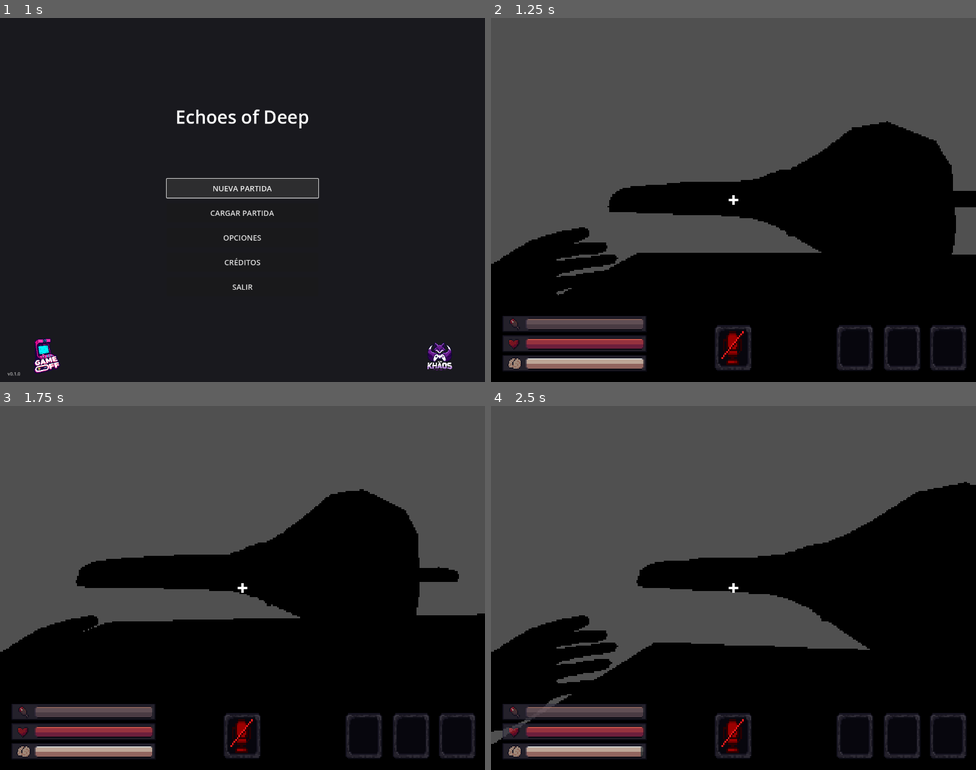
Above: before the commit, frames 1-4 (two rows, left to right).
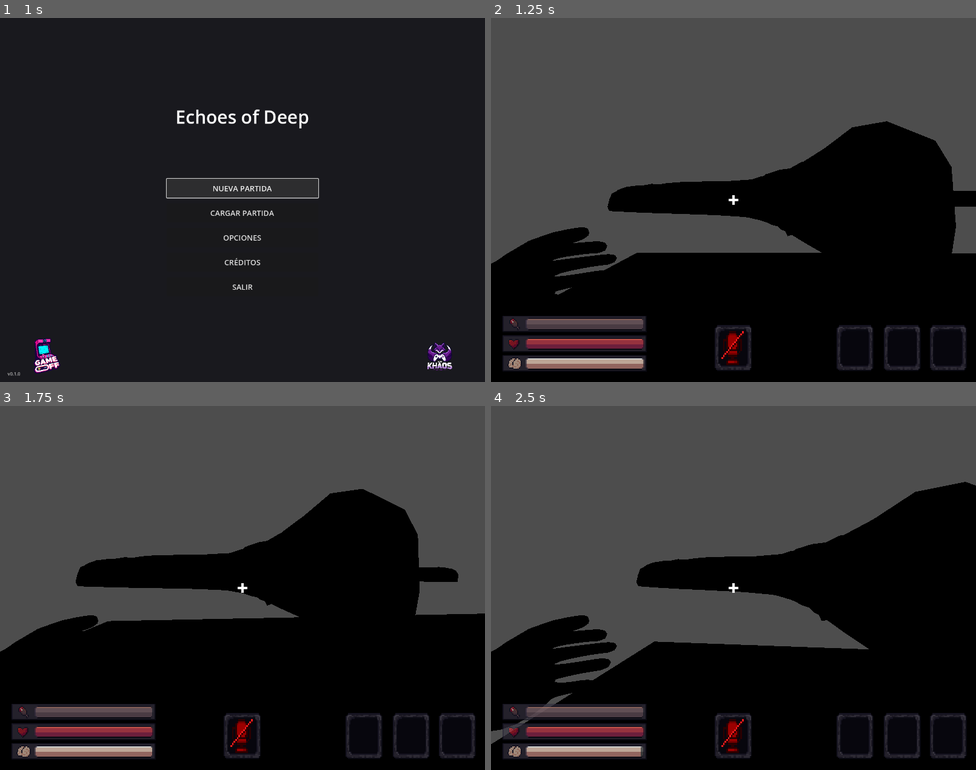
Above: after the commit, the same moments.

Repository: TeamKhaos/Echoes-of-Deep
Game: Godot game, scene res://scenes/main_menu.tscn
The game is run twice, just before and just after one commit, with the same random seed, the same clock (stepped at 60 frames per second) and the same inputs. The project has no main scene, so this scene is started directly. Sound files missing from this copy of the repository are replaced by a short silence.
Inputs (mouse positions are in pixels of both pictures, inside the frame that each line leads up to):
- Up to frame 1 (1 s): click "NUEVA PARTIDA" at 0.5 s
- Up to frame 2 (1.25 s): no input
- Up to frame 3 (1.75 s): tap Enter at 1.25 s; move the mouse to (266, 588) at 1.27 s; hold W (Up) from 1.28 s (still down); hold Shift (Crouch) from 1.28 s (still down); click (266, 588) at 1.42 s
- Up to frame 4 (2.5 s): keep holding W (Up); move the mouse to (709, 588) at 2.02 s; release Shift (Crouch) at 2.03 s; tap Q (Drop) at 2.1 s

Frame 1 is identical in both runs. In frame 2, 0.4% of the frame differs, in the area x 0-100%, y 28-77%; in frame 3, 0.4%; in frame 4, 0.5%, in the area x 0-100%, y 20-93%.

Commit message:
add bordles effect shader

Diff:
--- a/resources/materials/postprocesado.gdshader
+++ b/resources/materials/postprocesado.gdshader
@@ -4,9 +4,17 @@
 global uniform vec2 resolucion;
 global uniform float color_profundidad;
 
-uniform sampler2D screen_texture: hint_screen_texture, filter_nearest;
-uniform float dither_amount : hint_range(0.0, 1.0, 0.01) = 0.5 ;
+uniform sampler2D screen_texture: hint_screen_texture, filter_linear;
+uniform sampler2D depth_texture: hint_depth_texture, filter_nearest;
 
+uniform float dither_amount : hint_range(0.0, 1.0, 0.01) = 0.5;
+uniform float edge_threshold : hint_range(0.0, 1.0, 0.01) = 0.1;
+uniform float edge_softness : hint_range(0.0, 1.0, 0.01) = 0.3;
+uniform float brightness_threshold : hint_range(0.5, 3.0, 0.1) = 1.2;
+uniform bool use_edge_detection = true;
+uniform bool preserve_bright_pixels = true;
+
+// Matriz de Bayer 4x4 para dithering
 const mat4 bayer_matrix = (1.0 / 16.0) * mat4(
     vec4(0.0, 8.0, 2.0, 10.0),
     vec4(12.0, 4.0, 14.0, 6.0),
@@ -18,16 +26,106 @@
 	POSITION = vec4(VERTEX.xy, 1.0, 1.0);
 }
 
-void fragment() {
-	vec2 uv = floor(SCREEN_UV * resolucion) / resolucion;
-	ivec2 int_uv = ivec2(uv*resolucion);
-	vec3 color = texture(screen_texture, uv).rgb;
-	vec3 dithered_color = color + bayer_matrix[int_uv.x % 4][int_uv.y% 4]/ color_profundidad * dither_amount;
-	vec3 quantized_color = round(dithered_color * color_profundidad) / color_profundidad;
-	ALBEDO = quantized_color;
+// Función para detectar bordes usando luminancia
+float detect_edges(vec2 uv, vec2 pixel_size) {
+	vec3 center = texture(screen_texture, uv).rgb;
+	float center_lum = dot(center, vec3(0.299, 0.587, 0.114));
+
+	vec3 tl = texture(screen_texture, uv + vec2(-pixel_size.x, pixel_size.y)).rgb;
+	vec3 t  = texture(screen_texture, uv + vec2(0.0, pixel_size.y)).rgb;
+	vec3 tr = texture(screen_texture, uv + vec2(pixel_size.x, pixel_size.y)).rgb;
+	vec3 l  = texture(screen_texture, uv + vec2(-pixel_size.x, 0.0)).rgb;
+	vec3 r  = texture(screen_texture, uv + vec2(pixel_size.x, 0.0)).rgb;
+	vec3 bl = texture(screen_texture, uv + vec2(-pixel_size.x, -pixel_size.y)).rgb;
+	vec3 b  = texture(screen_texture, uv + vec2(0.0, -pixel_size.y)).rgb;
+	vec3 br = texture(screen_texture, uv + vec2(pixel_size.x, -pixel_size.y)).rgb;
+
+	float tl_lum = dot(tl, vec3(0.299, 0.587, 0.114));
+	float t_lum  = dot(t, vec3(0.299, 0.587, 0.114));
+	float tr_lum = dot(tr, vec3(0.299, 0.587, 0.114));
+	float l_lum  = dot(l, vec3(0.299, 0.587, 0.114));
+	float r_lum  = dot(r, vec3(0.299, 0.587, 0.114));
+	float bl_lum = dot(bl, vec3(0.299, 0.587, 0.114));
+	float b_lum  = dot(b, vec3(0.299, 0.587, 0.114));
+	float br_lum = dot(br, vec3(0.299, 0.587, 0.114));
+
+	float gx = -tl_lum - 2.0 * l_lum - bl_lum + tr_lum + 2.0 * r_lum + br_lum;
+	float gy = -tl_lum - 2.0 * t_lum - tr_lum + bl_lum + 2.0 * b_lum + br_lum;
+
+	return sqrt(gx * gx + gy * gy);
 }
 
-//void light() {
-//	// Called for every pixel for every light affecting the material.
-//	// Uncomment to replace the default light processing function with this one.
-//}
+// Detección de bordes usando profundidad
+float detect_depth_edges(vec2 uv, vec2 pixel_size) {
+	float center_depth = texture(depth_texture, uv).r;
+
+	float tl = texture(depth_texture, uv + vec2(-pixel_size.x, pixel_size.y)).r;
+	float tr = texture(depth_texture, uv + vec2(pixel_size.x, pixel_size.y)).r;
+	float bl = texture(depth_texture, uv + vec2(-pixel_size.x, -pixel_size.y)).r;
+	float br = texture(depth_texture, uv + vec2(pixel_size.x, -pixel_size.y)).r;
+
+	float gx = abs(tl - tr) + abs(bl - br);
+	float gy = abs(tl - bl) + abs(tr - br);
+
+	return sqrt(gx * gx + gy * gy);
+}
+
+void fragment() {
+	vec2 pixel_size = 1.0 / resolucion;
+	vec2 uv = floor(SCREEN_UV * resolucion) / resolucion;
+	ivec2 int_uv = ivec2(uv * resolucion);
+
+	// Muestreo múltiple para capturar mejor partículas pequeñas
+	vec3 color_center = texture(screen_texture, uv).rgb;
+	vec3 color_offset1 = texture(screen_texture, uv + pixel_size * 0.25).rgb;
+	vec3 color_offset2 = texture(screen_texture, uv + pixel_size * 0.5).rgb;
+	vec3 color_offset3 = texture(screen_texture, uv + pixel_size * 0.75).rgb;
+
+	// Tomar el valor máximo para preservar píxeles brillantes
+	vec3 color = max(max(color_center, color_offset1), max(color_offset2, color_offset3));
+
+	// Calcular brillo del pixel
+	float brightness = max(max(color.r, color.g), color.b);
+	float luma = dot(color, vec3(0.299, 0.587, 0.114));
+
+	// Detectar si es un pixel brillante (fuego, chispas, partículas emisivas)
+	bool is_bright = preserve_bright_pixels && (brightness > brightness_threshold || luma > brightness_threshold * 0.7);
+
+	vec3 final_color;
+
+	// Para píxeles brillantes, aplicar procesamiento mínimo
+	if (is_bright) {
+		// Dithering muy reducido para partículas
+		float particle_dither = dither_amount * 0.2;
+		float dither_value = bayer_matrix[int_uv.x % 4][int_uv.y % 4];
+		vec3 dithered_color = color + dither_value / color_profundidad * particle_dither;
+		vec3 quantized_color = round(dithered_color * color_profundidad) / color_profundidad;
+
+		// Mezclar más con el original para preservar la intensidad
+		final_color = mix(quantized_color, color, 0.4);
+	} else {
+		// Detección de bordes combinada (solo para píxeles normales)
+		float edge_strength = 0.0;
+		if (use_edge_detection) {
+			float color_edge = detect_edges(uv, pixel_size);
+			float depth_edge = detect_depth_edges(uv, pixel_size);
+			edge_strength = max(color_edge, depth_edge * 10.0);
+			edge_strength = smoothstep(edge_threshold, edge_threshold + edge_softness, edge_strength);
+		}
+
+		// Aplicar dithering con menor intensidad en los bordes
+		float adaptive_dither = dither_amount * (1.0 - edge_strength * 0.7);
+
+		// Dithering con Bayer matrix
+		float dither_value = bayer_matrix[int_uv.x % 4][int_uv.y % 4];
+		vec3 dithered_color = color + dither_value / color_profundidad * adaptive_dither;
+
+		// Cuantización de color
+		vec3 quantized_color = round(dithered_color * color_profundidad) / color_profundidad;
+
+		// En los bordes fuertes, mezclar un poco con el color original para suavizar
+		final_color = mix(quantized_color, color, edge_strength * 0.2);
+	}
+
+	ALBEDO = final_color;
+}
--- a/scenes/plataforma.tscn
+++ b/scenes/plataforma.tscn
@@ -25,6 +25,11 @@
 render_priority = 0
 shader = ExtResource("9_bc5n3")
 shader_parameter/dither_amount = 0.0
+shader_parameter/edge_threshold = 0.1
+shader_parameter/edge_softness = 0.3
+shader_parameter/brightness_threshold = 1.2
+shader_parameter/use_edge_detection = true
+shader_parameter/preserve_bright_pixels = true
 
 [sub_resource type="QuadMesh" id="QuadMesh_o8nxa"]
 flip_faces = true
